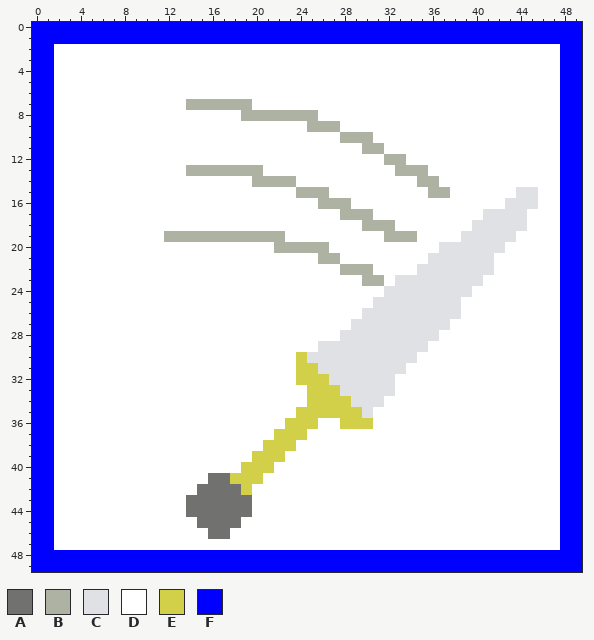
Pixel-art sprite -- Seisaku/Seisaku/image/AttackR.png. The first picture shows the starting point.
The file is 100x100 pixels, drawn in blocks of 2x2; one block is one cell here.
Palette (. is transparent): A #71716f  B #adb2a3  C #dfe1e5  D #ffffff  E #d2d049  F #0000ff
Once edited:
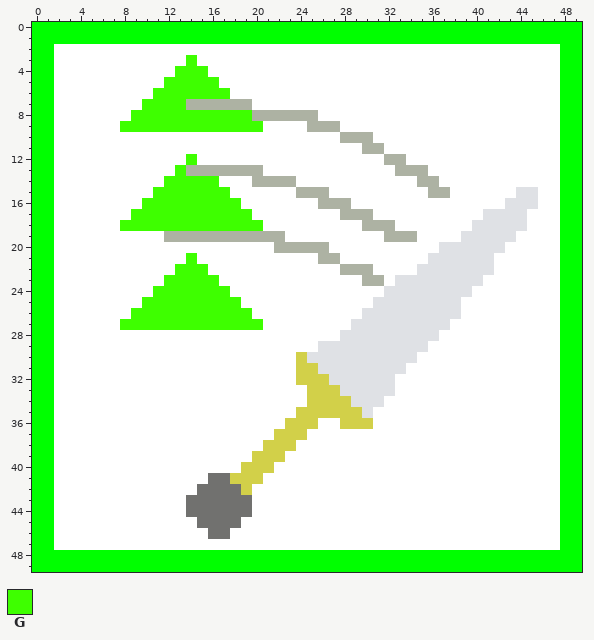
Colours new in this view: G #3eff00
From old to new:
@@ palette @@
-F #0000ff
+F #00ff00
@@ x 6..22 @@
  2 DDDDDDDDDDDDDDDDD
- 3 DDDDDDDDDDDDDDDDD
- 4 DDDDDDDDDDDDDDDDD
- 5 DDDDDDDDDDDDDDDDD
- 6 DDDDDDDDDDDDDDDDD
- 7 DDDDDDDDBBBBBBDDD
- 8 DDDDDDDDDDDDDBBBB
- 9 DDDDDDDDDDDDDDDDD
+ 3 DDDDDDDDGDDDDDDDD
+ 4 DDDDDDDGGGDDDDDDD
+ 5 DDDDDDGGGGGDDDDDD
+ 6 DDDDDGGGGGGGDDDDD
+ 7 DDDDGGGGBBBBBBDDD
+ 8 DDDGGGGGGGGGGGBBB
+ 9 DDGGGGGGGGGGGGGDD
 10 DDDDDDDDDDDDDDDDD
 11 DDDDDDDDDDDDDDDDD
-12 DDDDDDDDDDDDDDDDD
-13 DDDDDDDDBBBBBBBDD
-14 DDDDDDDDDDDDDDBBB
-15 DDDDDDDDDDDDDDDDD
-16 DDDDDDDDDDDDDDDDD
-17 DDDDDDDDDDDDDDDDD
-18 DDDDDDDDDDDDDDDDD
+12 DDDDDDDDGDDDDDDDD
+13 DDDDDDDGBBBBBBBDD
+14 DDDDDDGGGGGDDDBBB
+15 DDDDDGGGGGGGDDDDD
+16 DDDDGGGGGGGGGDDDD
+17 DDDGGGGGGGGGGGDDD
+18 DDGGGGGGGGGGGGGDD
 19 DDDDDDBBBBBBBBBBB
 20 DDDDDDDDDDDDDDDDB
-21 DDDDDDDDDDDDDDDDD
-22 DDDDDDDDDDDDDDDDD
-23 DDDDDDDDDDDDDDDDD
-24 DDDDDDDDDDDDDDDDD
-25 DDDDDDDDDDDDDDDDD
-26 DDDDDDDDDDDDDDDDD
-27 DDDDDDDDDDDDDDDDD
+21 DDDDDDDDGDDDDDDDD
+22 DDDDDDDGGGDDDDDDD
+23 DDDDDDGGGGGDDDDDD
+24 DDDDDGGGGGGGDDDDD
+25 DDDDGGGGGGGGGDDDD
+26 DDDGGGGGGGGGGGDDD
+27 DDGGGGGGGGGGGGGDD
 28 DDDDDDDDDDDDDDDDD
